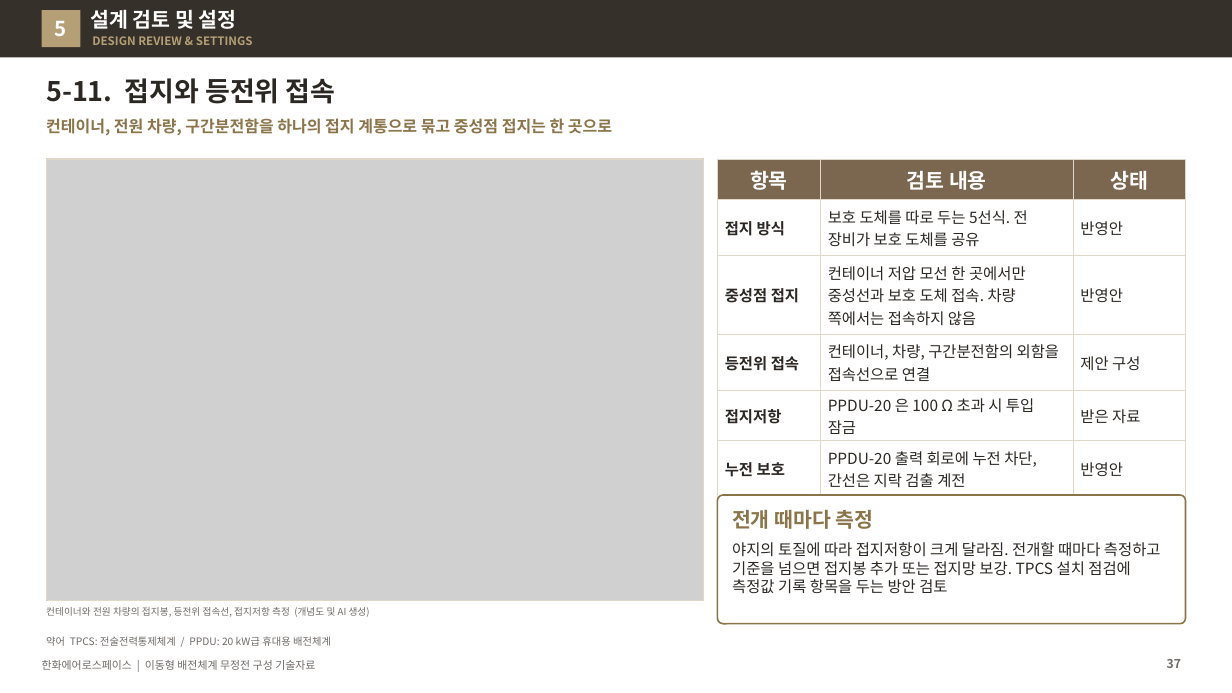
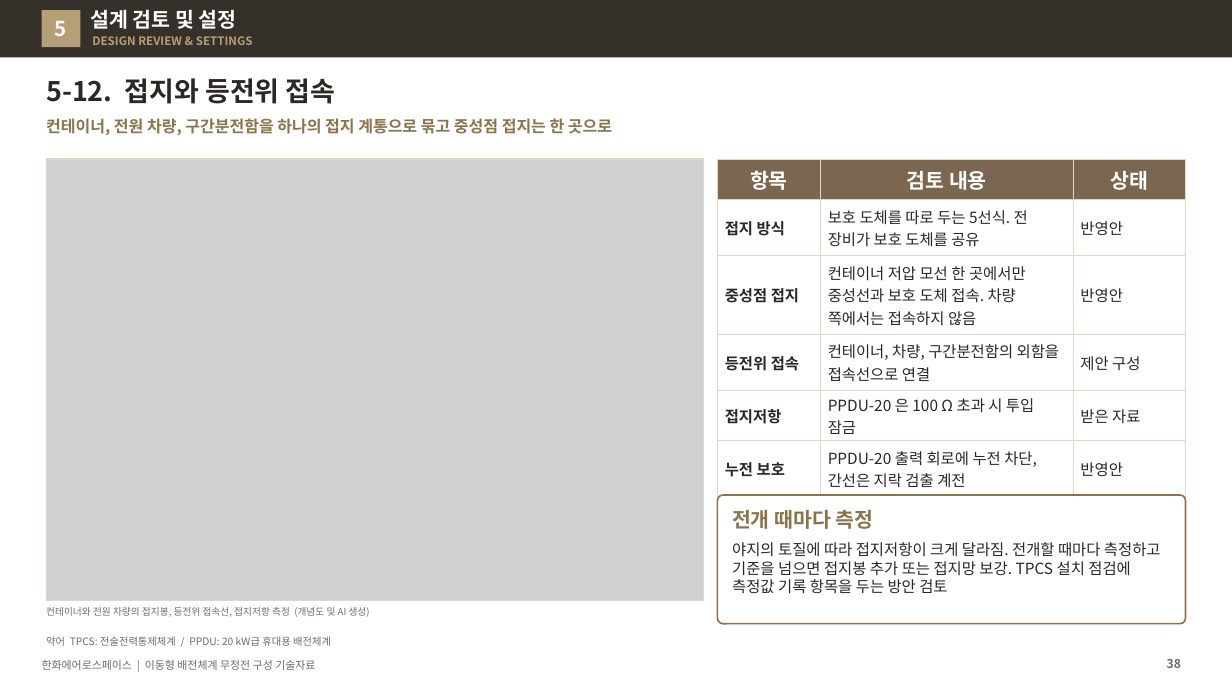
Before and after one commit to byunjd112-hue/headroom, a slide deck: slide 38 of mobile_ems/docs/out/IFPS_이동형배전체계_무정전구성_기술자료_Rev72.pptx (slide 37 before the commit). Drawn at 1232x693 pixels with LibreOffice and Linux fonts; fonts in the diff are those of the drawing; grey boxes stand for pictures. Boxes give left, top, right and bottom in pixels: in the first picture for what was removed or moved away, otherwise in the second. Text is boxed around its words. In the diff, an @@ line names an element or a change of style, - is before the commit and + after.

```diff
--- a/mobile_ems/docs/out/IFPS_이동형배전체계_무정전구성_기술자료_Rev72.pptx
+++ b/mobile_ems/docs/out/IFPS_이동형배전체계_무정전구성_기술자료_Rev72.pptx
@@ title at (x1=46, y1=78, x2=336, y2=104): text changed @@
-5-11. 접지와 등전위 접속
+5-12. 접지와 등전위 접속
@@ page number at (x1=1167, y1=659, x2=1181, y2=668): text changed @@
-37
+38
```
Also in this commit, not shown: 16 other slides changed, 2 slides added, 4 other files.
